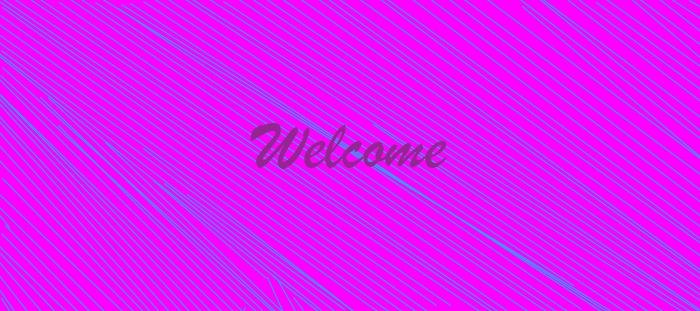
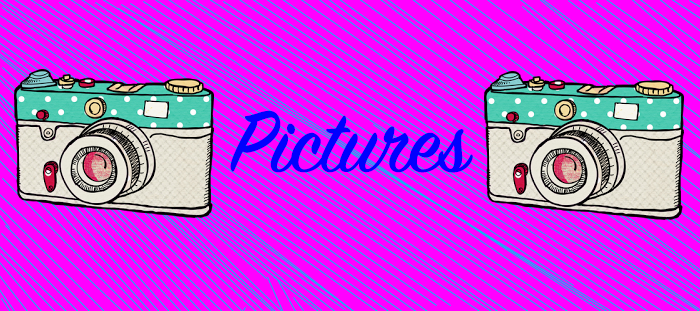
Two versions of the same layered image (w=700, h=311). Layer-by-layer changes:
added group "background" with 100 layers above "Layer 1" over [14, 69, 684, 220]
moved "Shape 71" into group "background" over [267, 71, 684, 220]
moved "Shape 70" into group "background" over [253, 71, 684, 220]
moved "Shape 68" into group "background" over [239, 71, 684, 220]
moved "Shape 67" into group "background" over [230, 71, 684, 220]
moved "Shape 66" into group "background" over [192, 71, 683, 220]
moved "Shape 65" into group "background" over [209, 71, 684, 220]
moved "Shape 64" into group "background" over [185, 71, 663, 220]
moved "Shape 63" into group "background" over [168, 71, 637, 218]
moved "Shape 62" into group "background" over [143, 71, 574, 218]
moved "Shape 61" into group "background" over [130, 71, 602, 218]
moved "Shape 60" into group "background" over [121, 71, 607, 218]
moved "Shape 59" into group "background" over [155, 71, 625, 218]
moved "Shape 51" into group "background" over [95, 71, 556, 218]
moved "Shape 49" into group "background" over [118, 71, 568, 218]
moved "Shape 48" into group "background" over [103, 71, 612, 218]
moved "Shape 47" into group "background" over [81, 71, 547, 218]
moved "Shape 46" into group "background" over [59, 72, 507, 218]
moved "Shape 45" into group "background" over [70, 71, 528, 218]
moved "Shape 44" into group "background" over [30, 69, 492, 218]
moved "Shape 43" into group "background" over [40, 69, 498, 218]
moved "Shape 42" into group "background" over [15, 69, 473, 218]
moved "Shape 41" into group "background" over [14, 69, 437, 218]
moved "Shape 40" into group "background" over [14, 69, 451, 218]
…and 56 more changes (3 added, 1 painted, 1 renamed, 53 stack)
